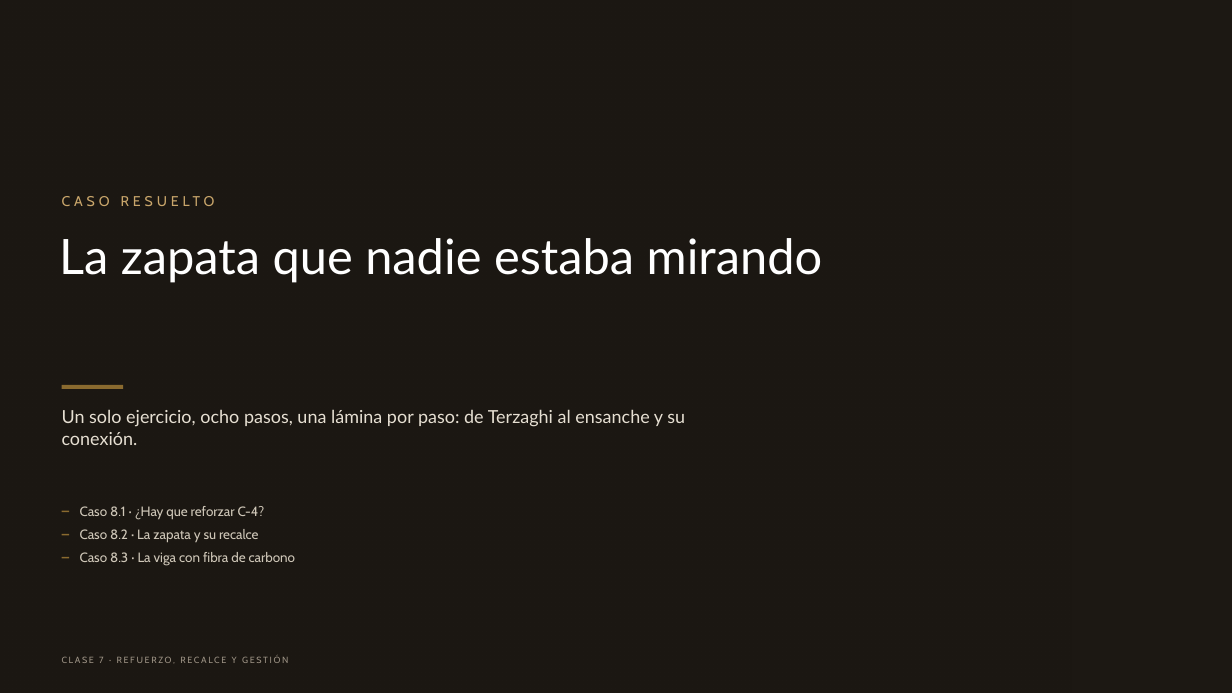
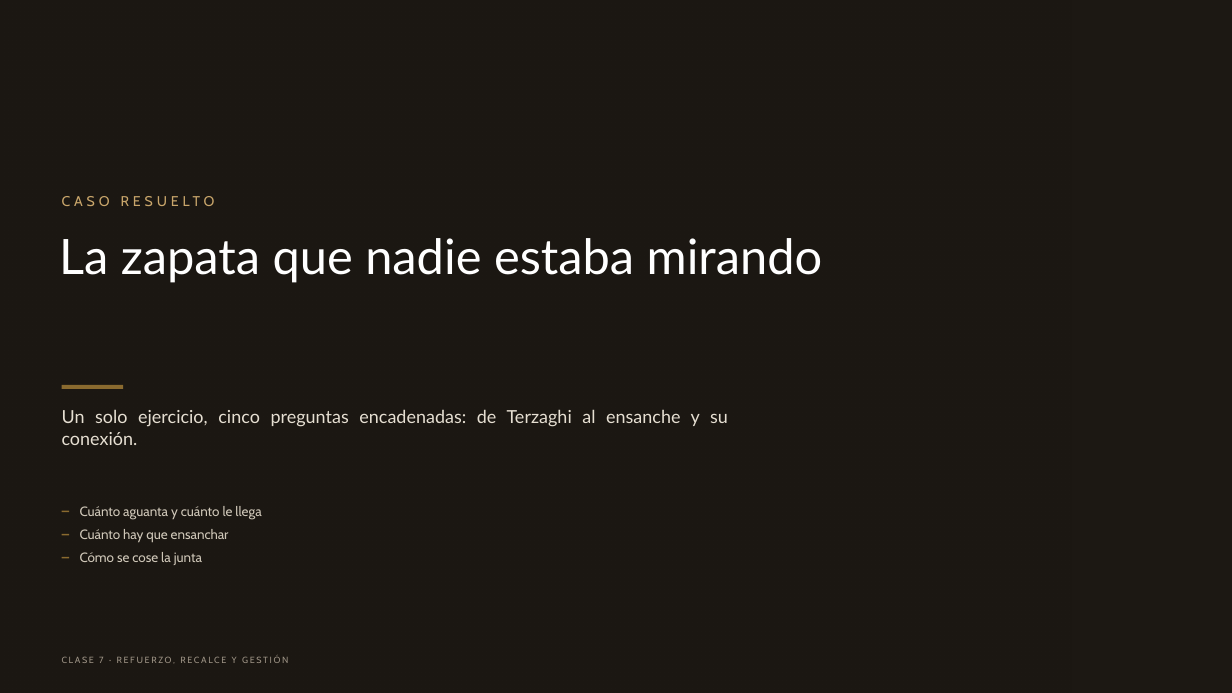
Before and after one commit to kevinyerkovc-cmd/Yerko, a slide deck: slide 25 of PH_Clase_7_Refuerzo_recalce_y_gestion.pptx (slide 22 before the commit). Drawn at 1232x693 pixels with LibreOffice and Linux fonts; fonts in the diff are those of the drawing; background and template pictures are left out. Boxes give left, top, right and bottom in pixels: in the first picture for what was removed or moved away, otherwise in the second. Text is boxed around its words. In the diff, an @@ line names an element or a change of style, - is before the commit and + after.

```diff
--- a/PH_Clase_7_Refuerzo_recalce_y_gestion.pptx
+++ b/PH_Clase_7_Refuerzo_recalce_y_gestion.pptx
@@ text at (62, 409, 728, 445): text changed @@
-Un solo ejercicio, ocho pasos, una lámina por paso: de Terzaghi al ensanche y su conexión.
+Un solo ejercicio, cinco preguntas encadenadas: de Terzaghi al ensanche y su conexión.
@@ text at (80, 506, 261, 520): text changed @@
-Caso 8.1 · ¿Hay que reforzar C-4?
+Cuánto aguanta y cuánto le llega
@@ text at (80, 529, 229, 543): text changed @@
-Caso 8.2 · La zapata y su recalce
+Cuánto hay que ensanchar
@@ text at (80, 552, 202, 565): text changed @@
-Caso 8.3 · La viga con fibra de carbono
+Cómo se cose la junta
```
Also in this commit, not shown: 34 other slides changed, 3 slides added, 3 slides removed, 2 other files.
